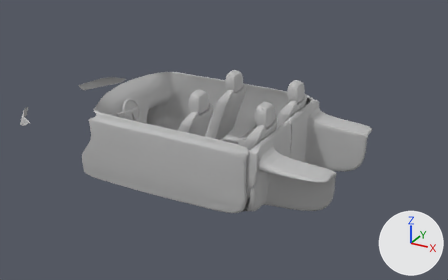
The FBX model Assets/Meshes/XE/XEInterior.fbx, before and after one commit.
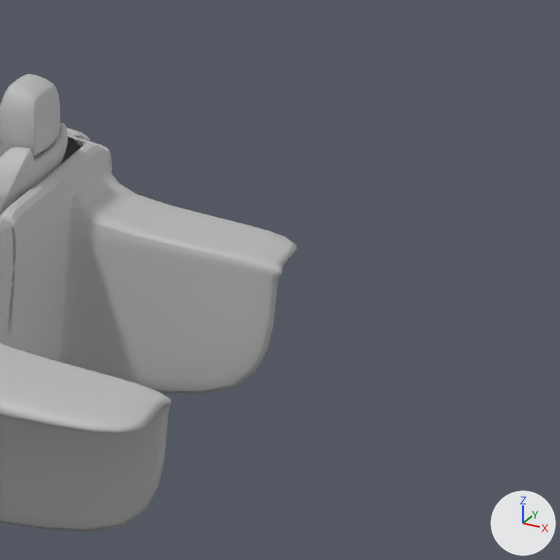
There are two pictures of each version: one whole from a 50 mm lens placed at (3.2, -5.44, 2.57), pointed at (0.19, 0.02, -0.16), one close up on the part from 64% to 100% of the width and 21% to 78% of the height. The lights are fixed; the arrows at lower right show +X, +Y and +Z. Where no turn or scale is listed for an object, it has been applied to the vertices.

Objects in the first close-up: 'XE_lowPoly_mdl:XE_matt_1', 'XE_lowPoly_mdl:XE_seats'.
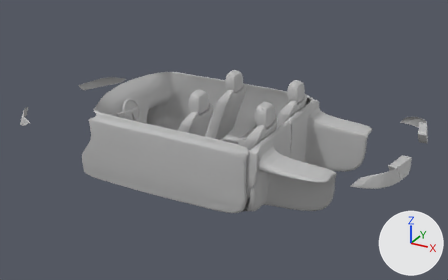
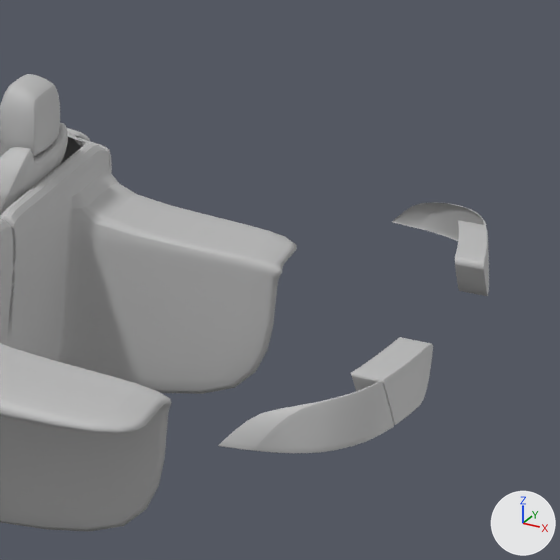
Location of each change, (x1, y1, x2, y2) in pixels of the close-ups (560 x 560 px):
'XE_lowPoly_mdl:XE_rearLamp.004', added
    after: (218, 381, 394, 453)
'XE_lowPoly_mdl:XE_rearLamp', added
    after: (351, 337, 433, 425)
'XE_lowPoly_mdl:XE_rearLamp.003', added
    after: (455, 220, 489, 296)
'XE_lowPoly_mdl:XE_rearLamp.002', added
    after: (392, 202, 486, 241)

Patch to the scene script:
```diff
--- a/Assets/Meshes/XE/XEInterior.fbx.py
+++ b/Assets/Meshes/XE/XEInterior.fbx.py
@@ me_untitled_017 @@
+me_untitled_017.from_pydata(...)  # 119 vertices, 105 faces; spans x 2.119..2.263, y -0.573..-0.292, z 0.095..0.234
+me_untitled_017.materials.append(mat_phong1)  # grey #bcbcbc
@@ me_untitled_053 @@
+me_untitled_053.from_pydata(...)  # 137 vertices, 118 faces; spans x 1.879..2.231, y -0.83..-0.533, z 0.088..0.233
+me_untitled_053.materials.append(mat_phong1)  # grey #bcbcbc
@@ me_untitled_051 @@
+me_untitled_051.from_pydata(...)  # 137 vertices, 118 faces; spans x 1.879..2.231, y 0.531..0.828, z 0.088..0.233
+me_untitled_051.materials.append(mat_phong1)  # grey #bcbcbc
@@ me_untitled_052 @@
+me_untitled_052.from_pydata(...)  # 119 vertices, 105 faces; spans x 2.119..2.263, y 0.29..0.571, z 0.095..0.234
+me_untitled_052.materials.append(mat_phong1)  # grey #bcbcbc
@@ ob_xe_lowpoly_mdl_xe_rearlamp @@
+ob_xe_lowpoly_mdl_xe_rearlamp = bpy.data.objects.new('XE_lowPoly_mdl:XE_rearLamp', me_untitled_017)
+ob_xe_lowpoly_mdl_xe_rearlamp.location = (0.0, 0.0, 0.0)
@@ ob_xe_lowpoly_mdl_xe_rearlamp_004 @@
+ob_xe_lowpoly_mdl_xe_rearlamp_004 = bpy.data.objects.new('XE_lowPoly_mdl:XE_rearLamp.004', me_untitled_053)
+ob_xe_lowpoly_mdl_xe_rearlamp_004.location = (0.0, 0.0, 0.0)
@@ ob_xe_lowpoly_mdl_xe_rearlamp_002 @@
+ob_xe_lowpoly_mdl_xe_rearlamp_002 = bpy.data.objects.new('XE_lowPoly_mdl:XE_rearLamp.002', me_untitled_051)
+ob_xe_lowpoly_mdl_xe_rearlamp_002.location = (0.0, 0.0, 0.0)
@@ ob_xe_lowpoly_mdl_xe_rearlamp_003 @@
+ob_xe_lowpoly_mdl_xe_rearlamp_003 = bpy.data.objects.new('XE_lowPoly_mdl:XE_rearLamp.003', me_untitled_052)
+ob_xe_lowpoly_mdl_xe_rearlamp_003.location = (0.0, 0.0, 0.0)
```
